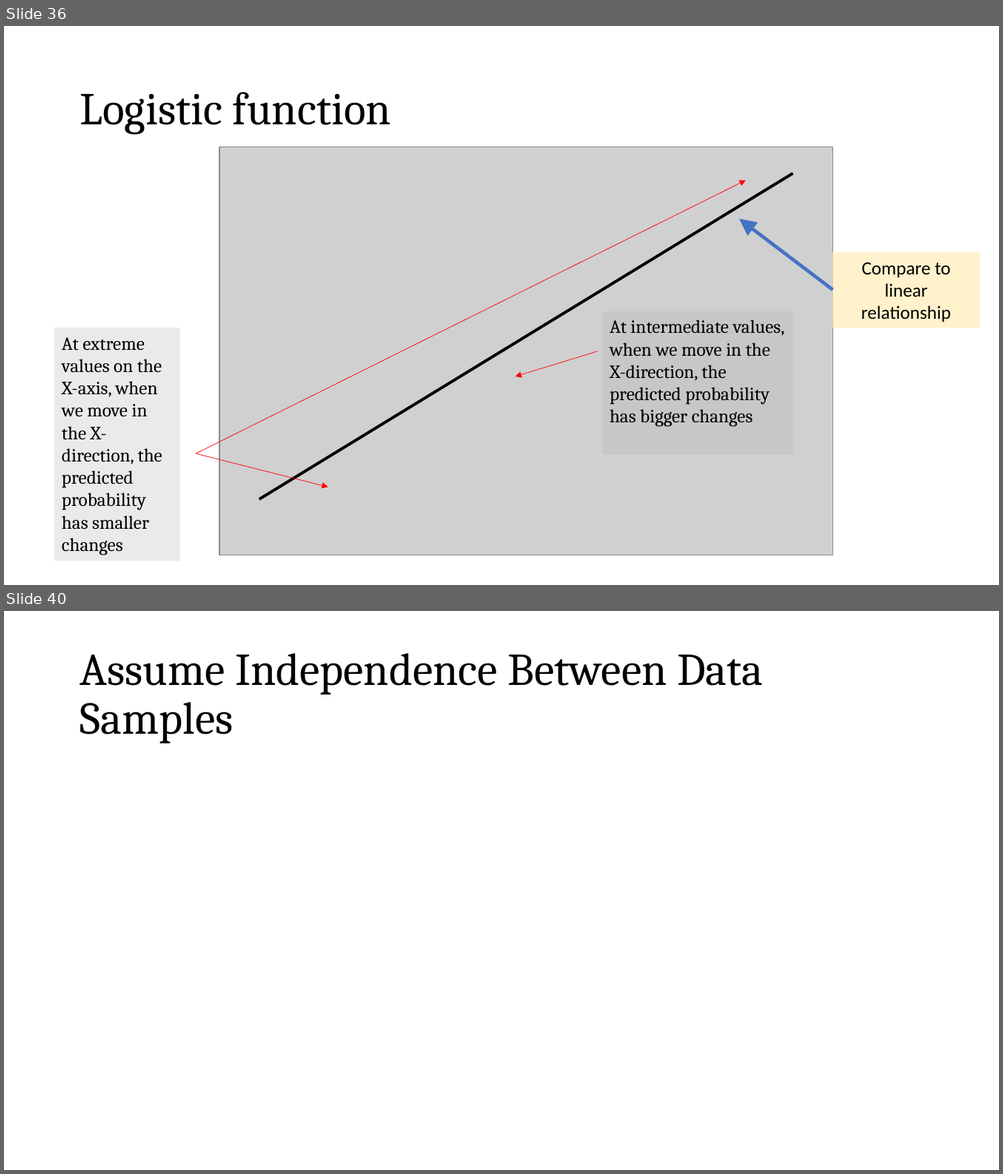
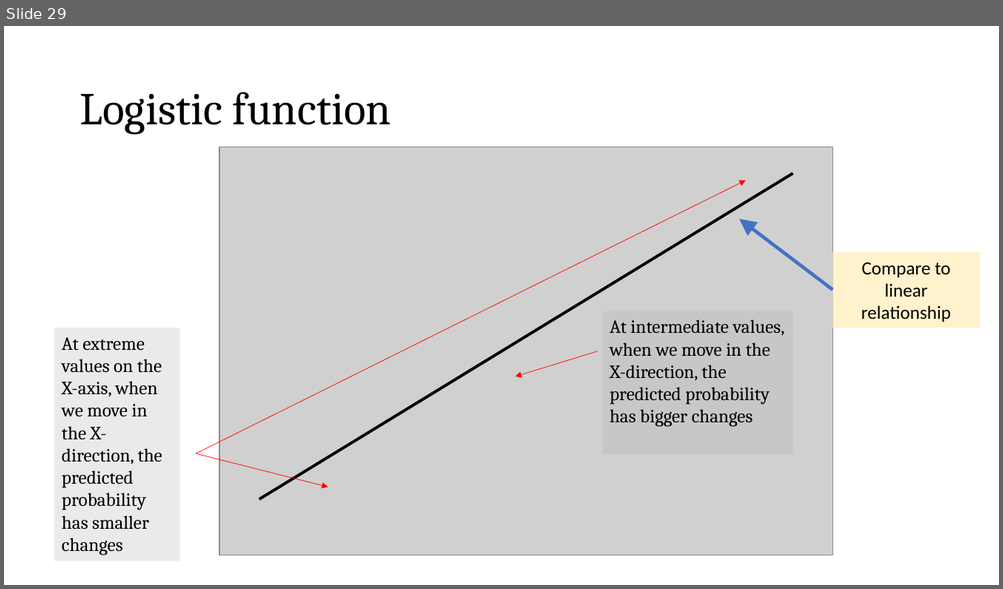
Before and after one commit to zjelveh/zjelveh.github.io, a slide deck: files/inst414_spring2026/lectures/lecture_6b_regression.pptx. Shown one above the other, each under a label of ours: slides 36 and 40 before the commit, slide 29 after it; the slides between them are not shown. The pictures are 1003x1174 and 1003x589 pixels, drawn with LibreOffice and Linux fonts; fonts in the diff are those of the drawing; grey boxes stand for pictures. Boxes give left, top, right and bottom in pixels: in the first picture for what was removed or moved away, otherwise in the second. Text is boxed around its words. In the diff, an @@ line names an element or a change of style, - is before the commit and + after.

```diff
--- a/files/inst414_spring2026/lectures/lecture_6b_regression.pptx
+++ b/files/inst414_spring2026/lectures/lecture_6b_regression.pptx
@@ slide 40 removed at [4,611,999,1170], background #FFFFFF @@
@@ title removed at [79,653,762,743] @@
-Assume Independence Between Data Samples
@@ what was slide 36 is now slide 29 @@
```
Also in this commit, not shown: 1 slide changed, 12 other slides removed.
